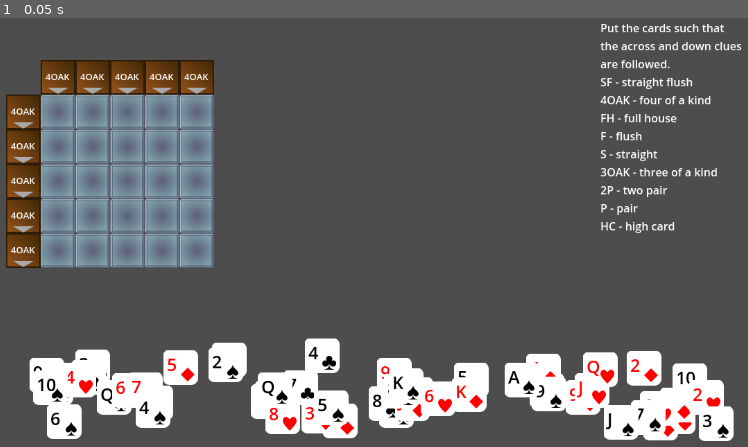
Above: before the commit, frame 1.
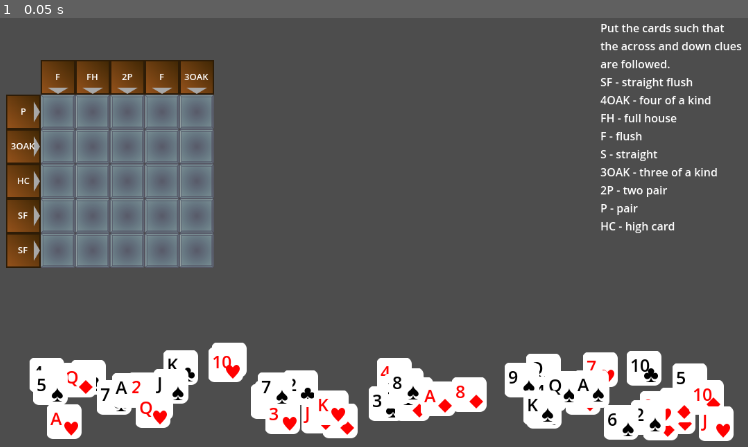
Above: after the commit, the same moment.

Repository: emtu5/poker-sudoku
Game: Godot game, scene res://level.tscn
Two runs of this game, one before a commit and one after it. Both use one fixed random seed, a clock stepped at 60 frames per second and the inputs below.
Inputs:
- Up to frame 1 (0.05 s): no input

The runs differ from the first frame. In frame 1, 6.8% of the frame differs, in the area x 1-98%, y 13-98%.

Commit message:
random level works now

Diff:
--- a/card.tscn
+++ b/card.tscn
@@ -17,7 +17,7 @@
 texture = ExtResource("2_e484p")
 
 [node name="Value" type="Label" parent="."]
-anchors_preset = -1
+anchors_preset = 8
 anchor_left = 0.5
 anchor_top = 0.5
 anchor_right = 0.5
--- a/card_tile.tscn
+++ b/card_tile.tscn
@@ -10,6 +10,7 @@
 script = ExtResource("1_1brk8")
 
 [node name="Back" type="Sprite2D" parent="."]
+modulate = Color(1, 1, 1, 0.686275)
 texture = ExtResource("1_4xphy")
 
 [node name="Area2D" type="Area2D" parent="."]
--- a/clue_tile.tscn
+++ b/clue_tile.tscn
@@ -11,7 +11,6 @@
 texture = ExtResource("2_5xawa")
 
 [node name="Arrow" type="Sprite2D" parent="."]
-modulate = Color(0.662745, 0.662745, 0.662745, 1)
 texture = ExtResource("3_sr7cy")
 
 [node name="Hand" type="Label" parent="."]
--- a/scripts/card.gd
+++ b/scripts/card.gd
@@ -35,12 +35,8 @@
 		if card_held:
 			clicked_on.emit(self)
 		else:
+			await get_tree().create_timer(0.001).timeout
 			released.emit()
-
-		#var parameters = PhysicsPointQueryParameters2D.new()
-		#parameters.position = event.position
-		#parameters.collide_with_areas = true
-		#var objects_clicked = get_world_2d().direct_space_state.intersect_point(parameters)
 
 func _process(delta: float) -> void:
 	if card_held:
--- a/scripts/clue_tile.gd
+++ b/scripts/clue_tile.gd
@@ -29,8 +29,20 @@
 			"down":
 				arrow_node.rotation_degrees = 0
 			"right":
-				arrow_node.rotation_degrees = 90
+				arrow_node.rotation_degrees = -90
 			"up":
-				arrow_node.rotation_degrees = 180
+				arrow_node.rotation_degrees = -180
 			"left":
-				arrow_node.rotation_degrees = 270
+				arrow_node.rotation_degrees = -270
+
+var solved: String:
+	set(solve):
+		solved = solve
+		arrow_node = $Arrow
+		match solved:
+			"incomplete":
+				arrow_node.modulate = Color(0.66, 0.66, 0.66, 1)
+			"correct":
+				arrow_node.modulate = Color(0, 1, 0, 1)
+			"wrong":
+				arrow_node.modulate = Color(1, 0, 0, 1)
--- a/scripts/hand_logic.gd
+++ b/scripts/hand_logic.gd
@@ -14,7 +14,7 @@
 	"straight_flush"
 ]
 
-func card_counts(card_list: Array) -> Dictionary:
+static func card_counts(card_list: Array) -> Dictionary:
 	var counts: Dictionary = {
 		"value": {},
 		"suit": {}
@@ -22,13 +22,13 @@
 	for v in VALUES:
 		counts.value[v] = 0
 	for s in SUITS:
-		counts.suits[s] = 0
+		counts.suit[s] = 0
 	for card in card_list:
 		counts.value[card.value] += 1
 		counts.suit[card.suit] += 1
 	return counts
 
-func hand_calculation(counts: Dictionary) -> String:
+static func hand_calculation(counts: Dictionary) -> String:
 	var flush: bool = false
 	var straight: bool = false
 
@@ -43,7 +43,8 @@
 	var compressed: Array = []
 	compressed.append(counts.value["2"])
 	for v in VALUES:
-		if counts.value[v] == compressed[-1]:
+		#print(v)
+		if counts.value[v] != compressed[-1]:
 			compressed.append(counts.value[v])
 	straight = compressed in [[0, 1], [0, 1, 0], [1, 0]]
 	if compressed == [1, 0, 1] and counts.value["K"] == 0:
--- a/scripts/level.gd
+++ b/scripts/level.gd
@@ -8,20 +8,31 @@
 var all_cards: Array
 var all_tiles: Array
 var layout = [".vvvvv", ">#####", ">#####", ">#####", ">#####", ">#####",]
+var width = 6
+var height = 6
 var board = []
 var board_offset = Vector2(100, 100)
 
 func _ready() -> void:
-	for i in range(6):
+	for i in height:
 		board.append([])
-		for j in range(6):
+		for j in width:
 			board[i].append(null)
-	for i in range(6):
-		for j in range(6):
+	for i in height:
+		for j in width:
 			match layout[i][j]:
 				"v", ">", "^", "<":
 					var clue = CLUE.instantiate()
 					clue.position = board_offset + Vector2(50 * j, 50 * i)
+					clue.hand_type = HAND_LOGIC.HAND_LIST.pick_random()
+					var directions = {
+						"v": "down",
+						">": "right",
+						"^": "up",
+						"<": "left"
+					}
+					clue.direction = directions[layout[i][j]]
+					board[i][j] = clue
 					add_child(clue)
 				"#":
 					var tile = TILE.instantiate()
@@ -29,6 +40,7 @@
 					tile.connect("request_card", give_card_to_tile)
 					tile.connect("released_on", move_card_to_the_bottom)
 					all_tiles.append(tile)
+					board[i][j] = tile
 					add_child(tile)
 	for s in HAND_LOGIC.SUITS:
 		for v in HAND_LOGIC.VALUES:
@@ -42,12 +54,15 @@
 			add_child(card)
 
 func _process(delta: float) -> void:
-	print(card_held)
-	#if Input.is_action_just_pressed("ui_click") and card_held:
-		#card_held = null
+	check_clues()
+	#print(card_held)
+	if Input.is_action_just_pressed("ui_click"):
+		print_board()
+
 func move_card_to_the_top(card: Node) -> void:
-	card_held = card
-	move_child(card, -1)
+	if card_held == null:
+		card_held = card
+		move_child(card, -1)
 
 func release_card() -> void:
 	card_held = null
@@ -57,3 +72,45 @@
 
 func give_card_to_tile(tile: Node) -> void:
 	tile.card_held = card_held
+	card_held = null
+
+func check_clues() -> void:
+	for i in height:
+		for j in width:
+			if layout[i][j] in ["v", ">", "^", "<"]:
+				check_clue(i, j)
+
+func check_clue(i: int, j: int):
+	var directions = {
+		"v": Vector2(1, 0),
+		">": Vector2(0, 1),
+		"^": Vector2(-1, 0),
+		"<": Vector2(0, -1)
+	}
+	var current = Vector2(i, j)
+	var card_list = []
+	current += directions[layout[i][j]]
+	while 0 <= current.x and current.x < height \
+		and 0 <= current.y and current.y < width \
+		and layout[current.x][current.y] == "#":
+		if not board[current.x][current.y].card_held:
+			board[i][j].solved = "incomplete"
+			return
+		card_list.append(board[current.x][current.y].card_held)
+		current += directions[layout[i][j]]
+	var counts = HAND_LOGIC.card_counts(card_list)
+	var final_hand = HAND_LOGIC.hand_calculation(counts)
+	if final_hand == board[i][j].hand_type:
+		board[i][j].solved = "correct"
+	else:
+		board[i][j].solved = "wrong"
+
+func print_board():
+	for i in height:
+		for j in width:
+			if layout[i][j] == "#":
+				if board[i][j].card_held:
+					print("%s-%s" % [board[i][j].card_held.value, board[i][j].card_held.suit])
+				else:
+					print("X-X")
+		print()
